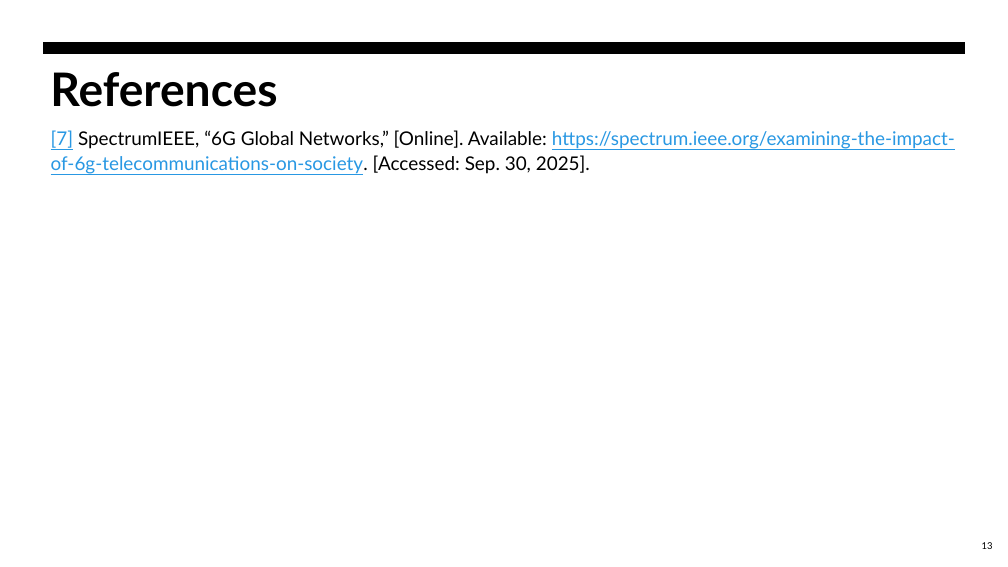
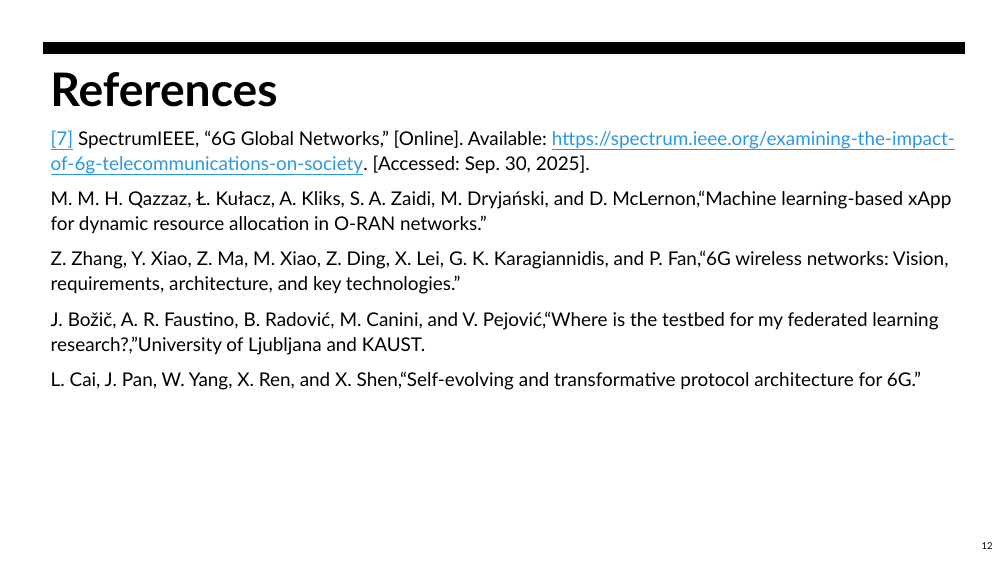
Before and after one commit to BrunoGomes22/MECT-Thesis, a slide deck: slide 12 of Presentations/apresentacao_tese_10min.pptx (slide 13 before the commit). Drawn at 1008x567 pixels with LibreOffice and Linux fonts; fonts in the diff are those of the drawing. Boxes give left, top, right and bottom in pixels: in the first picture for what was removed or moved away, otherwise in the second. Text is boxed around its words. In the diff, an @@ line names an element or a change of style, - is before the commit and + after.

Commit message:
final 10 min presentation

```diff
--- a/Presentations/apresentacao_tese_10min.pptx
+++ b/Presentations/apresentacao_tese_10min.pptx
@@ text at [51,190,951,390]: paragraphs added @@
+M. M. H. Qazzaz, Ł. Kułacz, A. Kliks, S. A. Zaidi, M. Dryjański, and D. McLernon,“Machine learning-based xApp for dynamic resource allocation in O-RAN networks.”
+Z. Zhang, Y. Xiao, Z. Ma, M. Xiao, Z. Ding, X. Lei, G. K. Karagiannidis, and P. Fan,“6G wireless networks: Vision, requirements, architecture, and key technologies.”
+J. Božič, A. R. Faustino, B. Radović, M. Canini, and V. Pejović,“Where is the testbed for my federated learning research?,”University of Ljubljana and KAUST.
+L. Cai, J. Pan, W. Yang, X. Ren, and X. Shen,“Self-evolving and transformative protocol architecture for 6G.”
```
Also in this commit, not shown: 1 other file.
